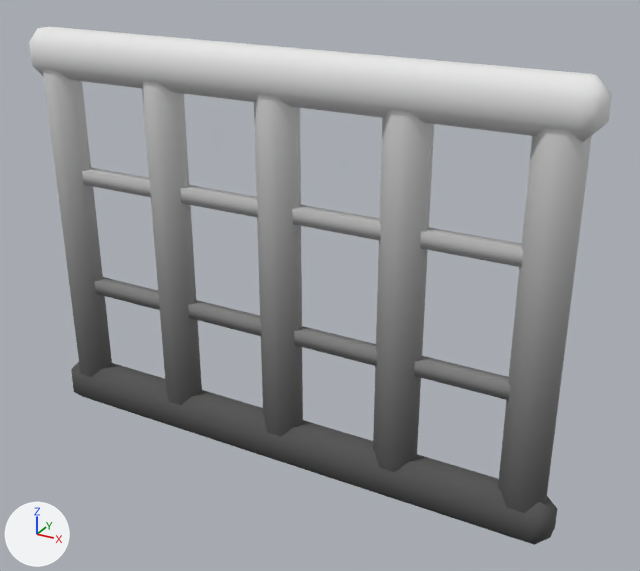
Renders of the FBX model Assets/PackageAsset/Honda 1/Wood/SM_Wood_Window_01.fbx from each side of a commit.
Camera for both pictures: a 50 mm camera at (0.449, -0.284, 1.018) aimed at (0.039, 0.46, 0.646). The lights are fixed; the arrows at lower left show +X, +Y and +Z. Where no turn or scale is listed for an object, it has been applied to the vertices.

Before the edit, the objects in view are built like this:
```python
mat_mi_wood_01 = principled_material('MI_Wood_01')
mat_mi_wood_01.texture = img_t_clay_01_png
mat_mi_wood_01.roughness = 0.917
me_cube_165_piece_255_piece_curve_006 = bpy.data.meshes.new('Cube.165_Piece.255_Piece_Curve.006')
me_cube_165_piece_255_piece_curve_006.from_pydata(...)  # 184 vertices, 190 faces; spans x -0.31..0.31, y 0.421..0.468, z 0.428..0.887
me_cube_165_piece_255_piece_curve_006.materials.append(mat_mi_wood_01)  # picture img_t_clay_01_png
ob_sm_wood_window_01 = bpy.data.objects.new('SM_Wood_Window_01', me_cube_165_piece_255_piece_curve_006)
ob_sm_wood_window_01.location = (0.0, 0.0, 0.0)
```
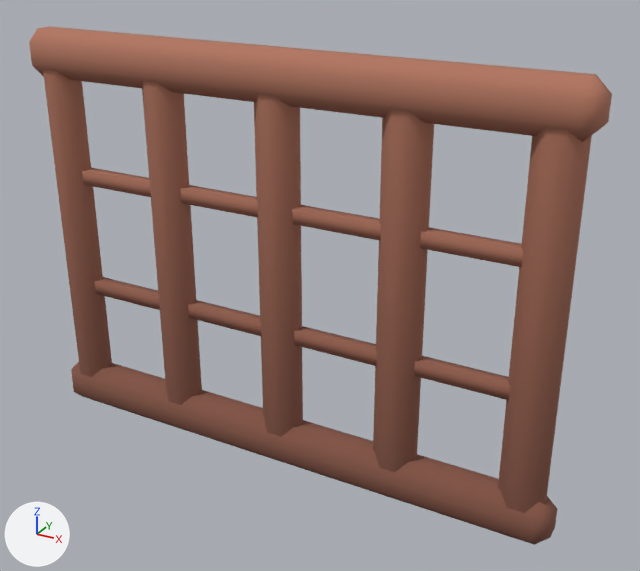
Where the change shows, as pixel boxes (x1, y1, x2, y2) in the pictures (640 x 571 px):
'SM_Wood_Window_01', surface changed (grey to brown): (29, 26, 612, 545) in both

The change, as a diff of the scene's bpy script:
```diff
--- a/Assets/PackageAsset/Honda 1/Wood/SM_Wood_Window_01.fbx.py
+++ b/Assets/PackageAsset/Honda 1/Wood/SM_Wood_Window_01.fbx.py
@@ img_t_all_01_png @@
+img_t_all_01_png = load_image('T_All_01.png', '../T_All_01.png', 2048, 2048, 'sRGB')
@@ mat_mi_wood_01 @@
 mat_mi_wood_01 = principled_material('MI_Wood_01')
-mat_mi_wood_01.texture = img_t_clay_01_png
+mat_mi_wood_01.texture = img_t_all_01_png
 mat_mi_wood_01.roughness = 0.917
```
